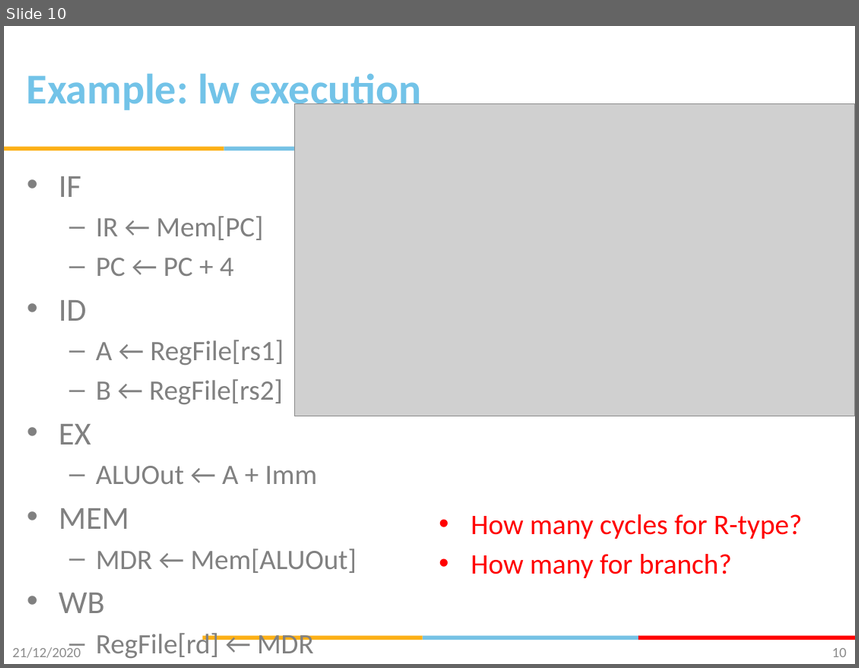
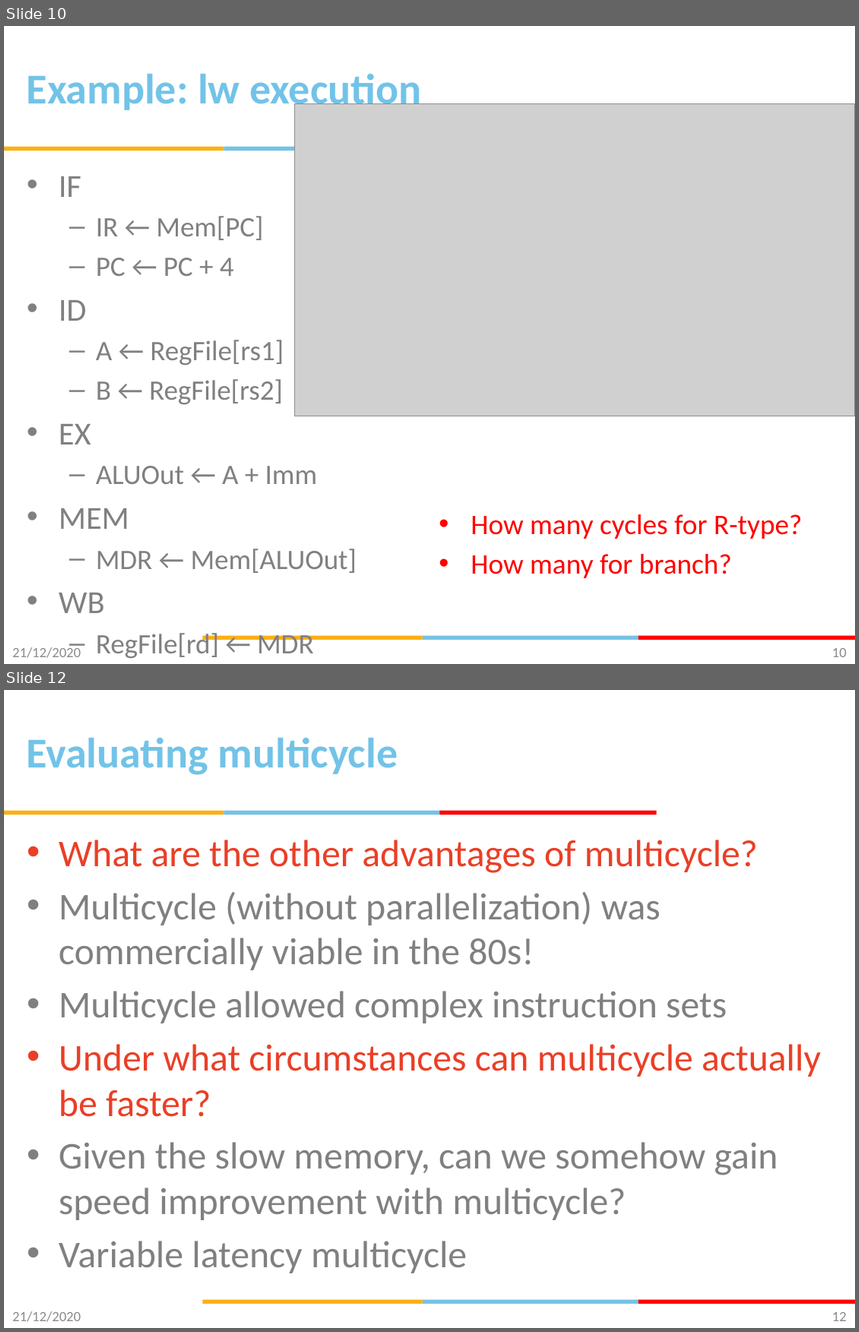
Before and after one commit to gsaurabhr-teaching/cs-f342-material, a slide deck: Lec-12-13-multi-cycle-cpu.pptx. Shown one above the other, each under a label of ours: slide 10 before the commit, slides 10 and 12 after it; the slides between them are not shown. The pictures are 859x668 and 859x1332 pixels, drawn with LibreOffice and Linux fonts; fonts in the diff are those of the drawing; grey boxes stand for pictures; background and template pictures are left out. Boxes give left, top, right and bottom in pixels: in the first picture for what was removed or moved away, otherwise in the second. Text is boxed around its words. In the diff, an @@ line names an element or a change of style, - is before the commit and + after.

```diff
--- a/Lec-12-13-multi-cycle-cpu.pptx
+++ b/Lec-12-13-multi-cycle-cpu.pptx
@@ slide 12 added at (4, 690, 855, 1328), background #FFFFFF; not listed: 5 template elements that a slide beside it also shows @@
@@ title added at (27, 737, 398, 775), 36 pt, text #72C3E8, bold @@
+Evaluating multicycle
@@ rectangle added at (439, 811, 657, 815), fill #FF0000 @@
@@ text added at (59, 840, 821, 1274), 32 pt, text #808080 @@
+• What are the other advantages of multicycle?
+• Multicycle (without parallelization) was commercially viable in the 80s!
+• Multicycle allowed complex instruction sets
+• Under what circumstances can multicycle actually be faster?
+• Given the slow memory, can we somehow gain speed improvement with multicycle?
+• Variable latency multicycle
@@ text added at (12, 1312, 81, 1322), 12 pt, text #8C8C8C @@
+21/12/2020
@@ page number added at (832, 1312, 847, 1322), 12 pt, text #898989 @@
+12
```
Also in this commit, not shown: 2 slides changed, 5 other slides added.
